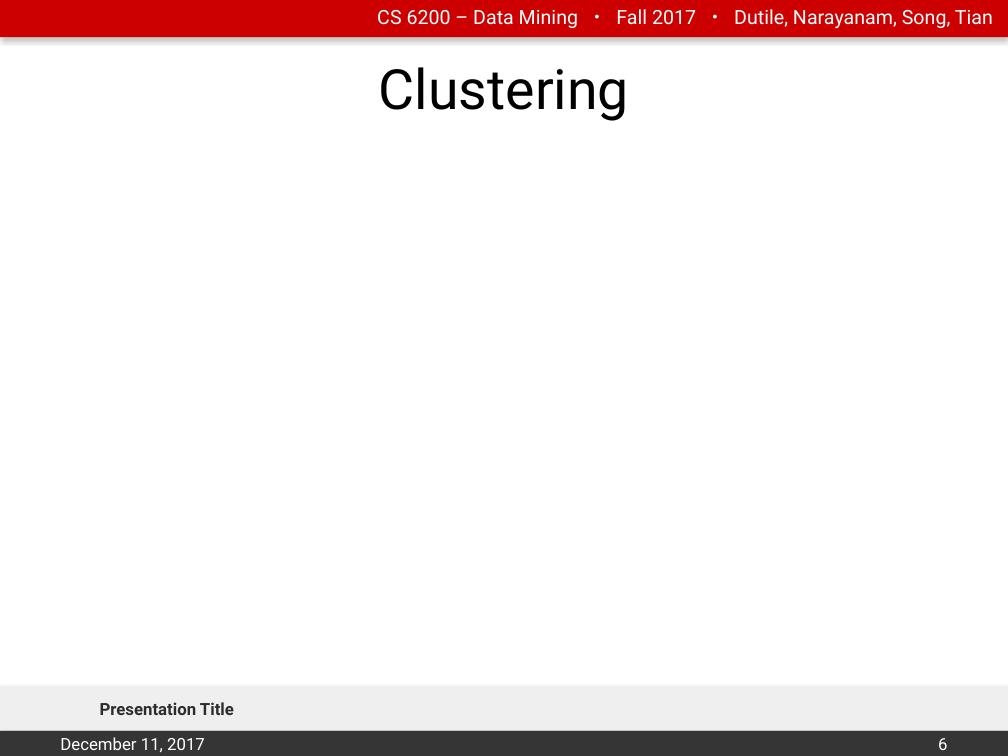
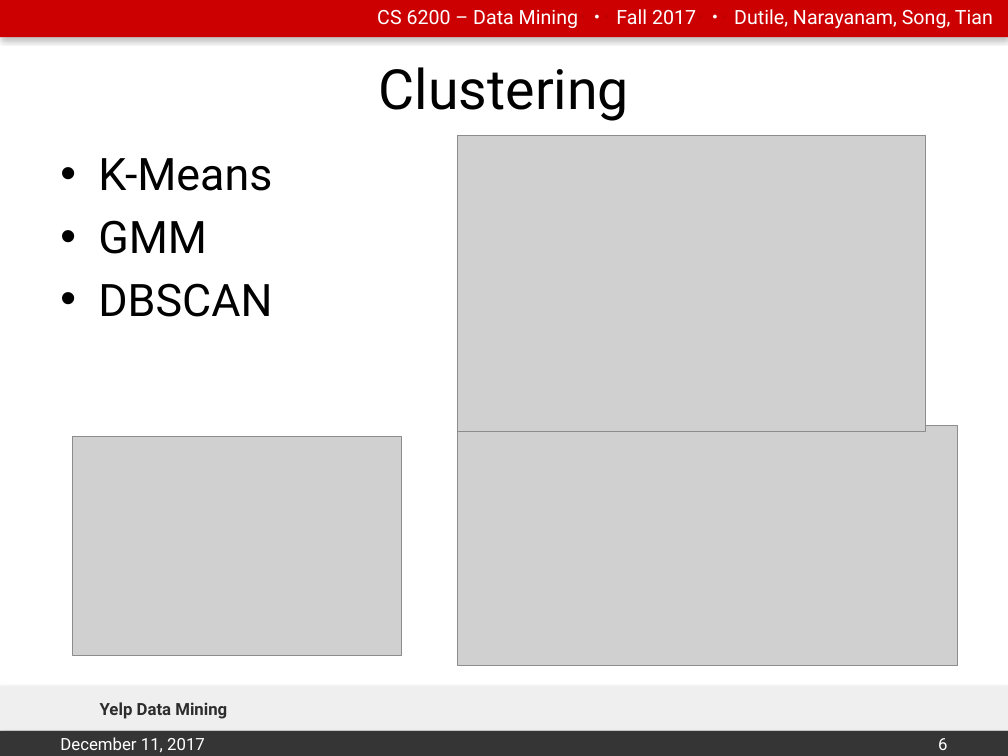
Before and after one commit to emily-jean/yelp-data-mining, a slide deck: slide 6 of presentation/Presentation.pptx. Drawn at 1008x756 pixels with LibreOffice and Linux fonts; fonts in the diff are those of the drawing; grey boxes stand for pictures; background and template pictures are left out. Boxes give left, top, right and bottom in pixels: in the first picture for what was removed or moved away, otherwise in the second. Text is boxed around its words. In the diff, an @@ line names an element or a change of style, - is before the commit and + after.

Commit message:
presentation update

```diff
--- a/presentation/Presentation.pptx
+++ b/presentation/Presentation.pptx
@@ picture added at [458,136,925,431] @@
@@ text added at [98,158,272,317], 32 pt, text #000000 @@
+• K-Means
+• GMM
+• DBSCAN
@@ picture added at [73,436,401,656] @@
@@ picture added at [458,425,958,666] @@
@@ text at [100,702,227,719]: text changed @@
-Presentation Title
+Yelp Data Mining
```
Also in this commit, not shown: 7 other slides changed, 2 slides added.
